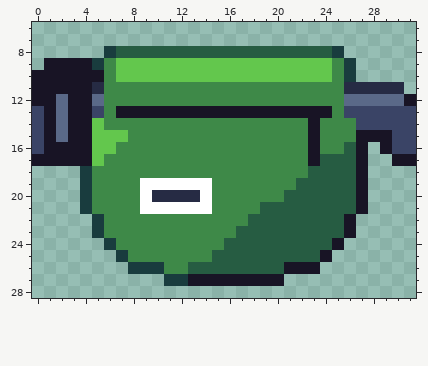
Edited in one commit: pixel-art file (art/icons/item-fanny-pack.aseprite). This is how it looked before the edit.
32x32 pixels, 1 frame. Shown: x 0..31, y 6..28.
Once edited:
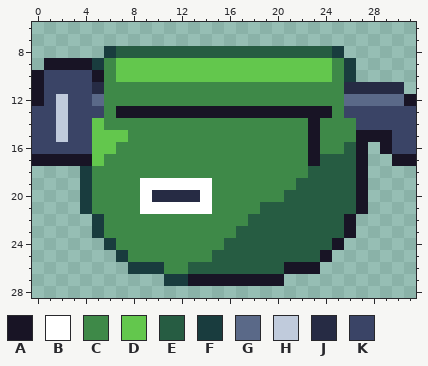
Palette (. is transparent): A #181425  B #ffffff  C #3e8948  D #63c74d  E #265c42  F #193c3e  G #5a6988  H #c0cbdc  J #262b44  K #3a4466
Diff:
@@ x 0..6 @@
  9 .AAAAFC
-10 AAAAAAC
-11 AAAAAJC
-12 AAGAAGC
-13 KAGAAKC
-14 KAGAADC
-15 KAGAADD
-16 KAAAADD
+10 AKKKKAC
+11 AKKKKJC
+12 AKHKKGC
+13 KKHKKKC
+14 KKHKKDC
+15 KKHKKDD
+16 KKKKKDD
 17 AAAAADC
Pixel boxes of the changes (left, top, right, bottom) in both pictures:
changed: (44, 70, 92, 154)
